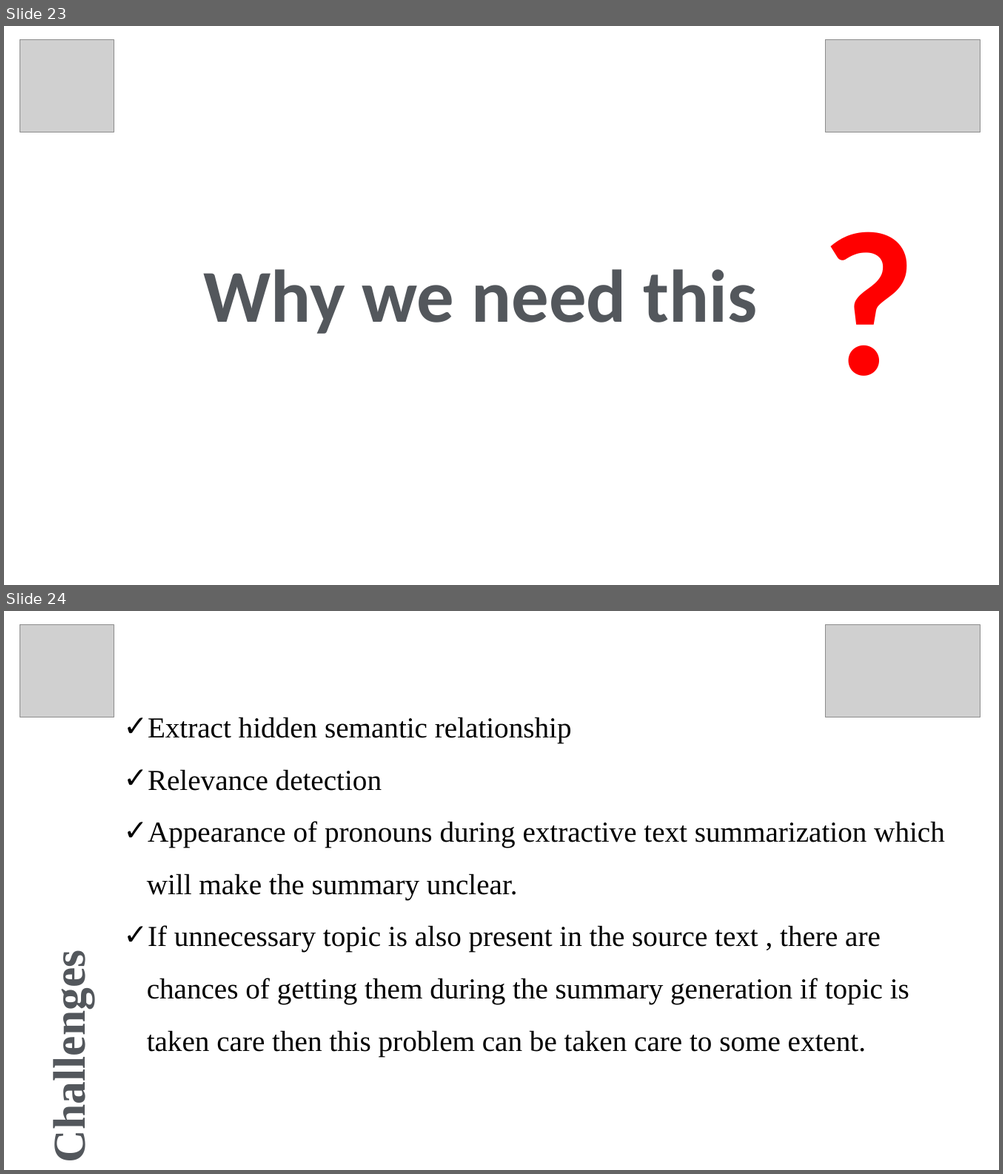
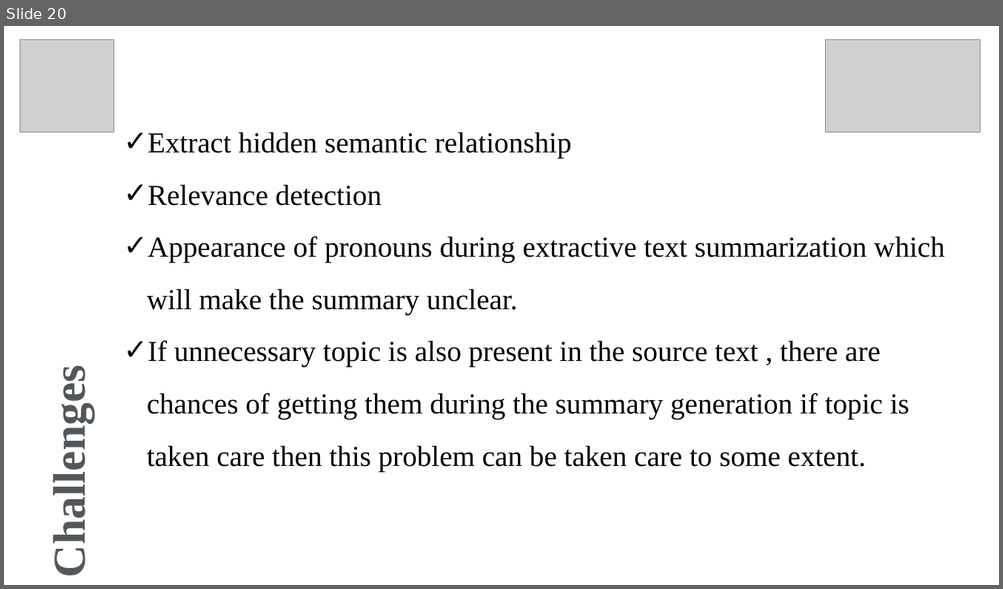
Before and after one commit to bhakon/Akshar, a slide deck: Documents/Presentaion/Project_Akshar_Presentation.pptx. Shown one above the other, each under a label of ours: slides 23 and 24 before the commit, slide 20 after it. The pictures are 1003x1174 and 1003x589 pixels, drawn with LibreOffice and Linux fonts; fonts in the diff are those of the drawing; grey boxes stand for pictures. Boxes give left, top, right and bottom in pixels: in the first picture for what was removed or moved away, otherwise in the second. Text is boxed around its words. In the diff, an @@ line names an element or a change of style, - is before the commit and + after.

```diff
--- a/Documents/Presentaion/Project_Akshar_Presentation.pptx
+++ b/Documents/Presentaion/Project_Akshar_Presentation.pptx
@@ slide 23 removed at [4, 26, 999, 585], background #FFFFFF @@
@@ picture removed at [20, 40, 114, 133] @@
@@ picture removed at [825, 40, 980, 133] @@
@@ text removed at [814, 165, 924, 422] @@
-?
@@ text removed at [203, 269, 757, 334] @@
-Why we need this
@@ what was slide 24 is now slide 20 @@
```
Also in this commit, not shown: 7 slides changed, 5 slides added, 8 other slides removed, 24 other files.
